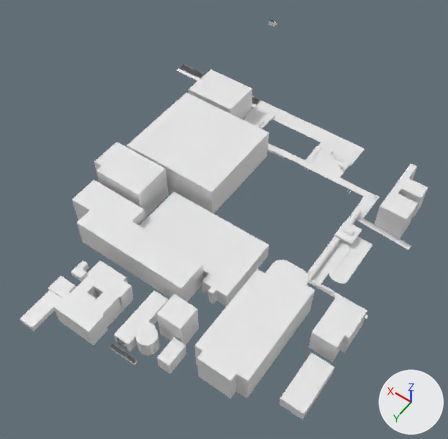
Renders of the Blender file VRCoaster.blend from each side of a commit.
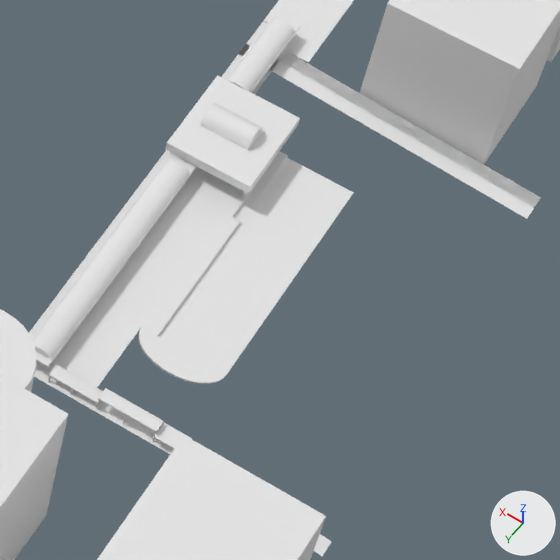
Each version appears first whole from a camera (50 mm lens) standing at (-248.6, 268.1, 334.8) and looking at (-92.0, 49.0, -9.6), and next in a close-up on the part from 67% to 93% of the width and 47% to 73% of the height. The axes (+X, +Y, +Z) are drawn at lower right. The lights are the same throughout.

Before the edit, the objects in view are built like this:
```python
me_円柱_007 = bpy.data.meshes.new('円柱.007')
me_円柱_007.from_pydata(...)  # 42 vertices, 25 faces; spans x -3.0..9.0, y 132.0..325.0, z 7.0..9.0
me_平面 = bpy.data.meshes.new('平面')
me_平面.from_pydata(...)  # 45 vertices, 23 faces; spans x -80.0..30.4, y -1.0..103.8, z -3.1..0.0
me_平面_005 = bpy.data.meshes.new('平面.005')
me_平面_005.from_pydata(...)  # 4 vertices, 1 face; spans x -9.0..1.1, y -5.2..30.4, z 0.0
# before: 0 (-9.0, -5.2, 0.0) at pixel (353, 192), 1 (1.1, -5.2, 0.0) at pixel (287, 157), 2 (-9.0, 30.4, 0.0) at pixel (225, 375), 3 (1.1, 30.4, 0.0)
ob_円柱_003 = bpy.data.objects.new('円柱.003', me_円柱_007)
ob_円柱_003.location = (-169.9, 1.2, 0.2)
ob_円柱_003.scale = (0.35, 0.2, 0.712)
ob_平面 = bpy.data.objects.new('平面', me_平面)
ob_平面.location = (-130.2, -38.2, 3.1)
ob_平面.scale = (1.01, 1.01, 1.01)
ob_平面_004 = bpy.data.objects.new('平面.004', me_平面_005)
ob_平面_004.location = (-180.4, 22.0, 2.6)
# also in view: '円柱.027' at (-174.9, 65.7, 4.7); '立方体.011' at (-201.7, 88.5, 9.2); '立方体.074' at (-172.5, 20.7, 6.8); '円柱.032' at (-172.0, 20.6, 8.6); '立方体.005' at (-191.6, -22.7, 10.6)
```
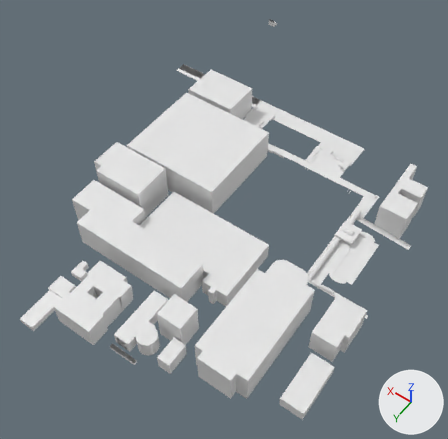
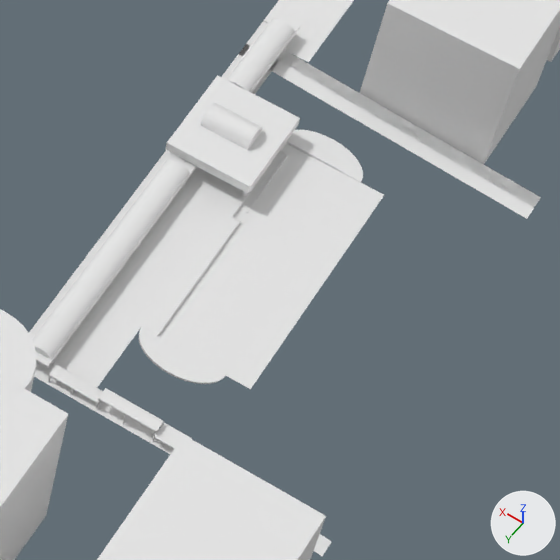
What changed in the scene script:
```text
Change me_平面_005:
    where me_平面_005.from_pydata(...)  # 4 vertices, 1 face; spans x -9.0..1.1, y -5.2..30.4, z 0.0
    used by ob_平面_004; location = (-180.4, 22.0, 2.6)
    verts and faces of me_平面_005; kept vertices keep their numbers, new ones are numbered from 4
    me_平面_005 part 1
    add delete_vertices([0, 1])  # with the faces that use them
    add verts[4] = (-9.0, -7.2, 0.0)  # pixel (360, 182)
    add verts[5] = (1.1, -7.2, 0.0)  # pixel (294, 147)
    add verts[6] = (2.3, -7.2, 0.0)  # pixel (286, 143)
    add verts[7] = (-12.5, -7.2, 0.0)  # pixel (384, 194)
    add for new, old in zip([*range(8, 12)], [*range(4, 8)]): verts[new] = verts[old] + (0.0, 1.9, 0.0)
    add verts[12] = (-12.5, 30.4, 0.0)  # pixel (250, 389)
    add faces += [(2, 8, 9, 3), (4, 5, 9, 8), (5, 6, 10, 9), (4, 8, 11, 7), (2, 12, 11, 8)]
Add me_円柱_040:
    me_円柱_040.from_pydata(...)  # 34 vertices, 19 faces; spans x -4.26..4.26, y -4.26..0.0, z -4.09..-3.49
Add ob_円柱_033:
    ob_円柱_033 = bpy.data.objects.new('円柱.033', me_円柱_040)
    ob_円柱_033.location = (-183.2, 14.8, 6.7)
    ob_円柱_033.scale = (1.46, 0.953, 1.0)
```

Where the change shows, as pixel boxes (x1, y1, x2, y2) in the close-ups (560 x 560 px):
'平面.004', reshaped (15% wider, 13% taller)
    before: (159, 158, 354, 375)
    after: (159, 144, 384, 389)
'円柱.033', added
    after: (286, 130, 363, 182)
